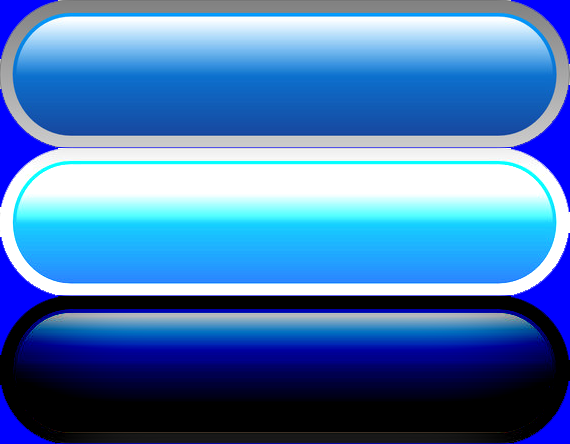
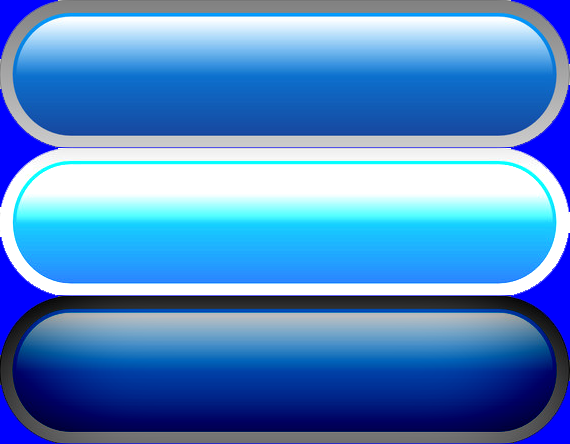
The second 570×444 image is a revision of the first. Changes to its layers:
pixels changed over [0,296,570,444] (layer not identified)
